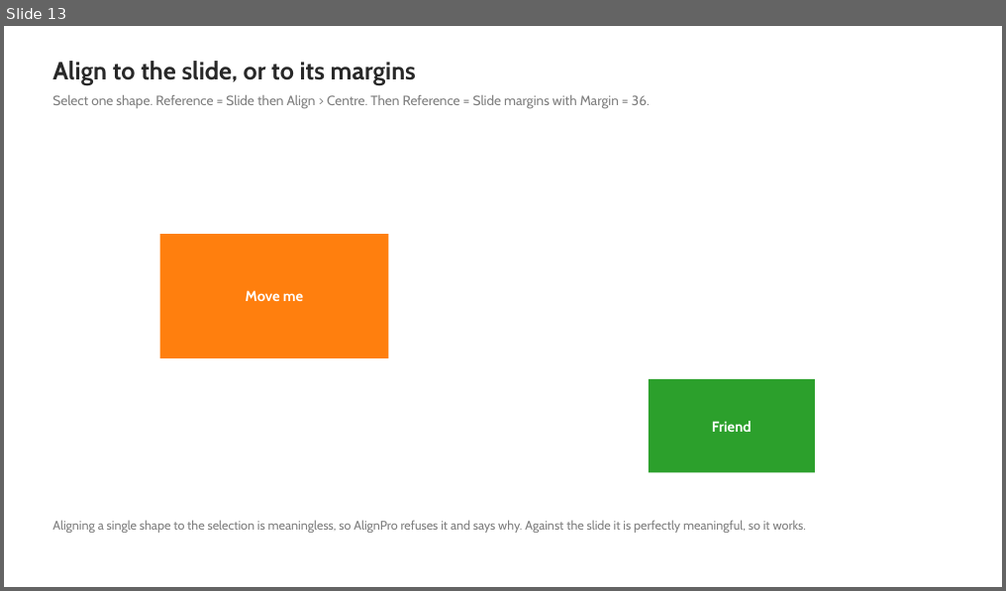
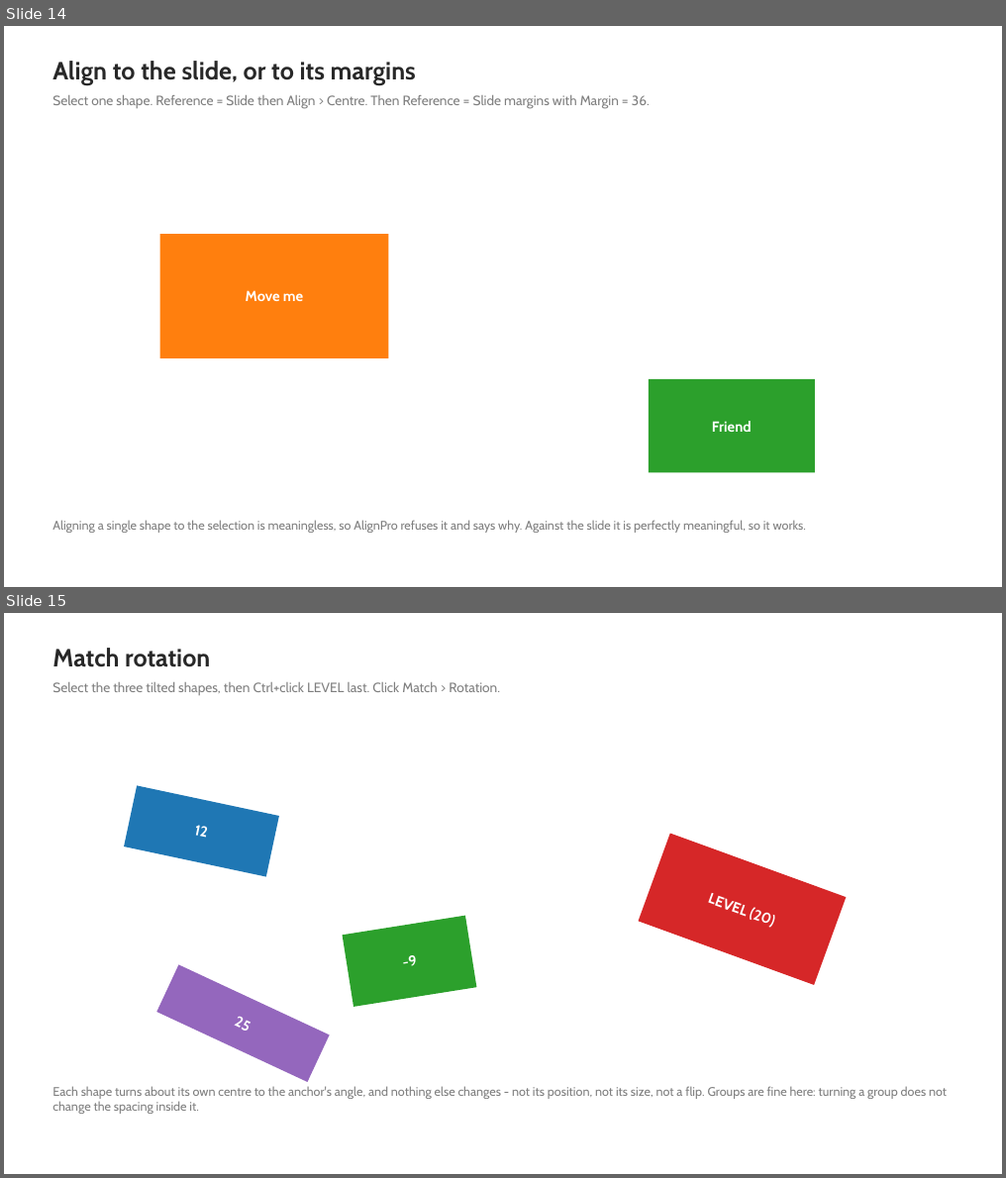
Before and after one commit to MrR1974/AlignPro, a slide deck: sample/AlignPro-Sample.pptx. Shown one above the other, each under a label of ours: slide 13 before the commit, slides 14 and 15 after it. The pictures are 1006x591 and 1006x1178 pixels, drawn with LibreOffice and Linux fonts; fonts in the diff are those of the drawing. Boxes give left, top, right and bottom in pixels: in the first picture for what was removed or moved away, otherwise in the second. Text is boxed around its words. In the diff, an @@ line names an element or a change of style, - is before the commit and + after.

```diff
--- a/sample/AlignPro-Sample.pptx
+++ b/sample/AlignPro-Sample.pptx
@@ slide 15 added at (4, 613, 1002, 1174), background #FFFFFF @@
@@ text added at (53, 648, 210, 667), 24 pt, text #282828, bold @@
+Match rotation
@@ text added at (53, 682, 500, 695), 13 pt, text #7F7F7F @@
+Select the three tilted shapes, then Ctrl+click LEVEL last. Click Match > Rotation.
@@ rectangle added at (124, 785, 279, 876), fill #1F77B4, 14 pt, text #FFFFFF, bold @@
+12
@@ rectangle added at (639, 833, 846, 985), fill #D62728, 14 pt, text #FFFFFF, bold @@
+LEVEL (20)
@@ rectangle added at (342, 916, 477, 1007), fill #2CA02C, 14 pt, text #FFFFFF, bold @@
+-9
@@ rectangle added at (156, 965, 329, 1082), fill #9467BD, 14 pt, text #FFFFFF, bold @@
+25
@@ text added at (53, 1086, 946, 1114), 12 pt, text #7F7F7F @@
+Each shape turns about its own centre to the anchor's angle, and nothing else changes - not its position, not its size, not a flip. Groups are fine here: turning a group does not change the spacing inside it.
@@ what was slide 13 is now slide 14 @@
```
Also in this commit, not shown: 4 slides changed, 3 other slides added, 26 other files.
